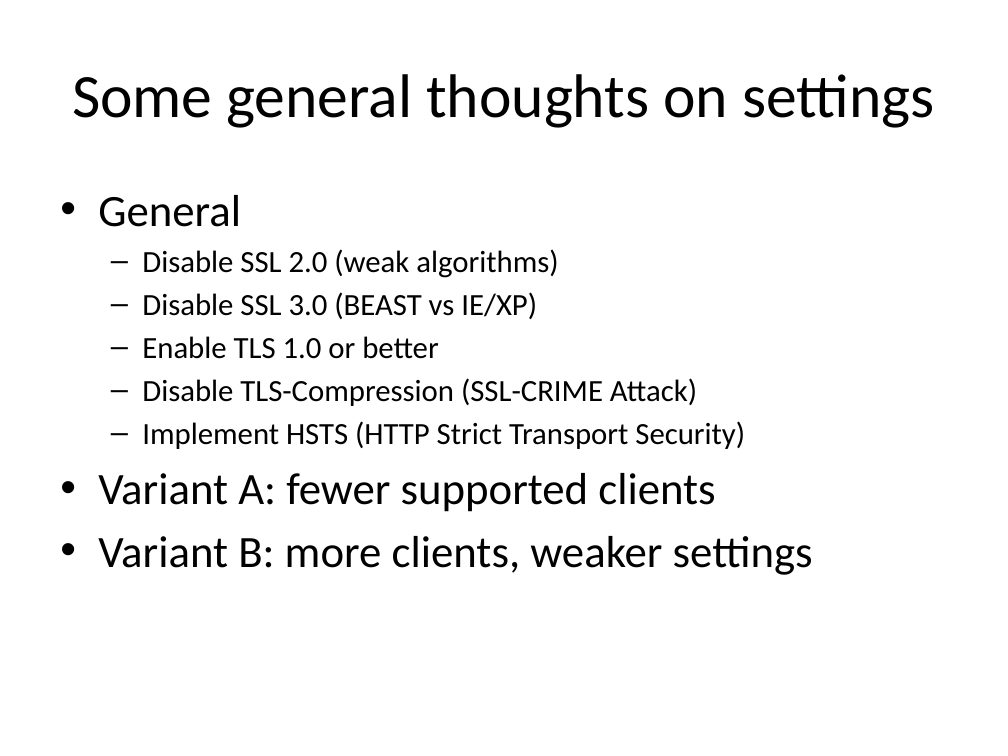
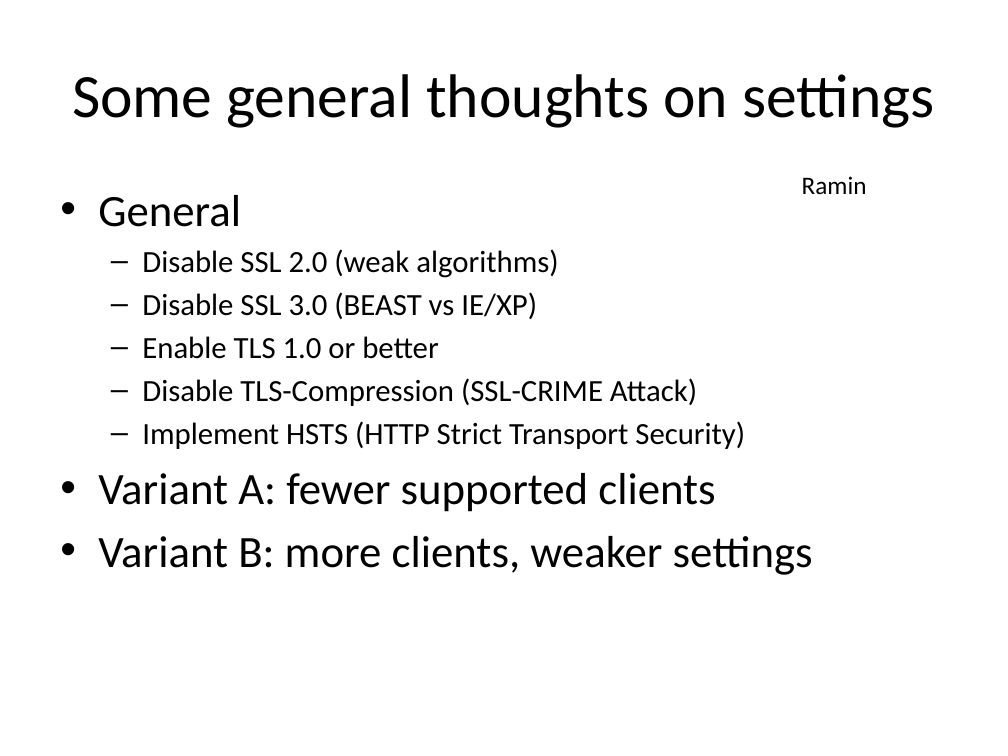
Before and after one commit to BetterCrypto/Applied-Crypto-Hardening, a slide deck: slide 11 of presentations/20131113 ACH project2.pptx. Drawn at 1008x756 pixels with LibreOffice and Linux fonts; fonts in the diff are those of the drawing. Boxes give left, top, right and bottom in pixels: in the first picture for what was removed or moved away, otherwise in the second. Text is boxed around its words. In the diff, an @@ line names an element or a change of style, - is before the commit and + after.

```diff
--- a/presentations/20131113 ACH project2.pptx
+++ b/presentations/20131113 ACH project2.pptx
@@ text added at box(802, 176, 867, 194), 18 pt, text #000000 @@
+Ramin
```
Also in this commit, not shown: 1 other slide changed, 1 slide added, 1 other file.
